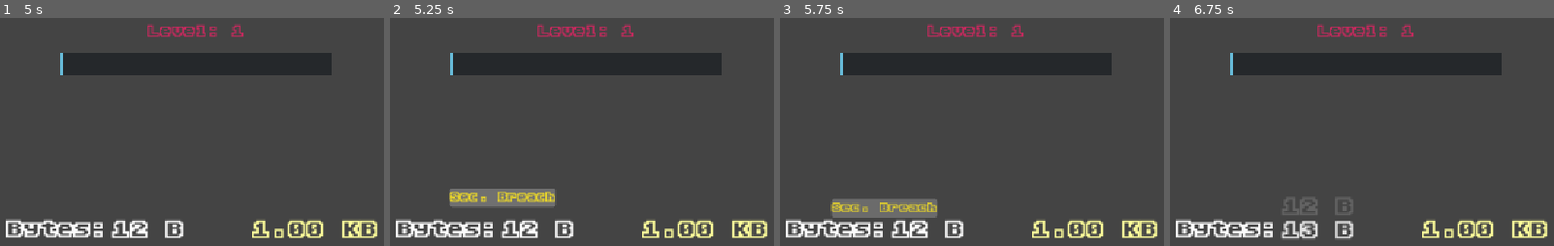
Above: before the commit, frames 1-4 (left to right).
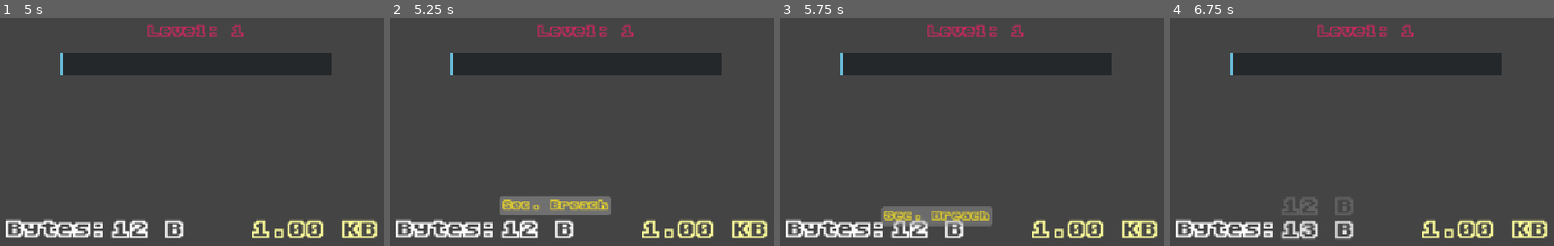
Above: after the commit, the same moments.

Repository: yiuriel/click.exe
Game: Godot game, scene res://scenes/game/game.tscn
Two runs of this game, one before a commit and one after it. Both use one fixed random seed, a clock stepped at 60 frames per second and the inputs below. The project has no main scene, so this scene is started directly.
Inputs (mouse positions are in pixels of both pictures, inside the frame that each line leads up to):
- Up to frame 1 (5 s): tap Enter at 0.5, 2, 3.5 s; move the mouse to (364, 209) at 0.52 s; click (364, 209) at 0.67 s; tap Space at 1.25, 2.75, 4.25 s; move the mouse to (outside the picture) at 1.27 s; click (outside the picture) at 1.42 s; move the mouse to (272, 136) at 2.02 s; click (272, 136) at 2.17 s; move the mouse to (outside the picture) at 2.77 s; click (outside the picture) at 2.92 s; move the mouse to (outside the picture) at 3.52 s; click (outside the picture) at 3.67 s; move the mouse to (outside the picture) at 4.27 s; click (outside the picture) at 4.42 s
- Up to frame 2 (5.25 s): move the mouse to (624, 232) at 5.02 s; click (624, 232) at 5.17 s
- Up to frame 3 (5.75 s): no input
- Up to frame 4 (6.75 s): click "Sec. Breach" at 5.75 s; move the mouse to (1250, 122) at 6.52 s; click (1250, 122) at 6.67 s

Frame 1 is identical in both runs. In frame 2, 3.6% of the frame differs, in the area x 15-58%, y 74-87%; in frame 3, 3.7%, in the area x 13-56%, y 79-92%; in frame 4, nothing differs.

Commit message:
some powerup button scene improvements

Diff:
--- a/scenes/game/game.gd
+++ b/scenes/game/game.gd
@@ -16,7 +16,7 @@
 
 func add_power_up() -> void:
 	var power_up = PowerUps.get_power_up()
-	if PowerUpPreloadScene.can_instantiate() and !LevelData.is_current_level_finished():
+	if power_up != null and PowerUpPreloadScene.can_instantiate():
 		var scene: PowerUpScene = PowerUpPreloadScene.instantiate()
 		scene.add_data(power_up)
 		var x = GameHelpers._get_random_screen_position(0, get_viewport().get_visible_rect().size.x)
--- a/scenes/power_up/power_up.tscn
+++ b/scenes/power_up/power_up.tscn
@@ -10,7 +10,9 @@
 corner_radius_top_right = 4
 corner_radius_bottom_right = 4
 corner_radius_bottom_left = 4
+expand_margin_left = 4.0
 expand_margin_top = 3.0
+expand_margin_right = 4.0
 
 [sub_resource type="StyleBoxFlat" id="StyleBoxFlat_ru046"]
 bg_color = Color(0.6, 0.8117647, 0.6, 1)
@@ -18,6 +20,9 @@
 corner_radius_top_right = 4
 corner_radius_bottom_right = 4
 corner_radius_bottom_left = 4
+expand_margin_left = 4.0
+expand_margin_top = 3.0
+expand_margin_right = 4.0
 
 [sub_resource type="StyleBoxFlat" id="StyleBoxFlat_xn50g"]
 bg_color = Color(0.6, 0.6, 0.8117647, 1)
@@ -25,23 +30,16 @@
 corner_radius_top_right = 4
 corner_radius_bottom_right = 4
 corner_radius_bottom_left = 4
+expand_margin_left = 4.0
 expand_margin_top = 3.0
+expand_margin_right = 4.0
 
 [node name="PowerUp" type="Node2D" unique_id=989264021]
 script = ExtResource("1_82c1w")
 
 [node name="PowerUpButton" type="Button" parent="." unique_id=1147540000]
-anchors_preset = 8
-anchor_left = 0.5
-anchor_top = 0.5
-anchor_right = 0.5
-anchor_bottom = 0.5
-offset_left = -61.0
-offset_top = -12.5
-offset_right = 61.0
-offset_bottom = 12.5
-grow_horizontal = 2
-grow_vertical = 2
+offset_right = 122.0
+offset_bottom = 25.0
 theme_override_colors/font_color = Color(0.9647059, 0.8784314, 0.12941177, 1)
 theme_override_fonts/font = ExtResource("1_4i33q")
 theme_override_styles/normal = SubResource("StyleBoxFlat_a6us8")
